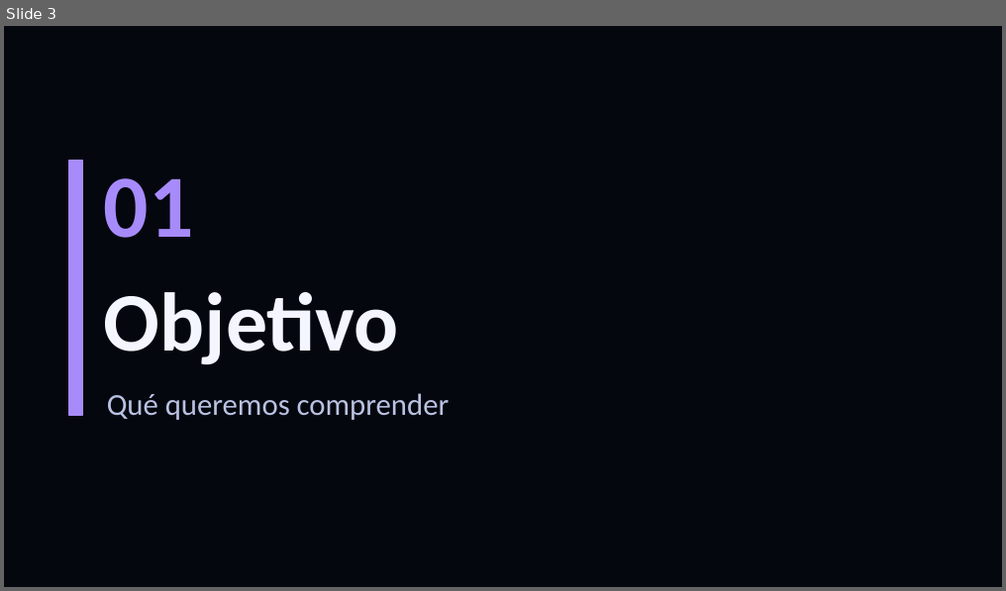
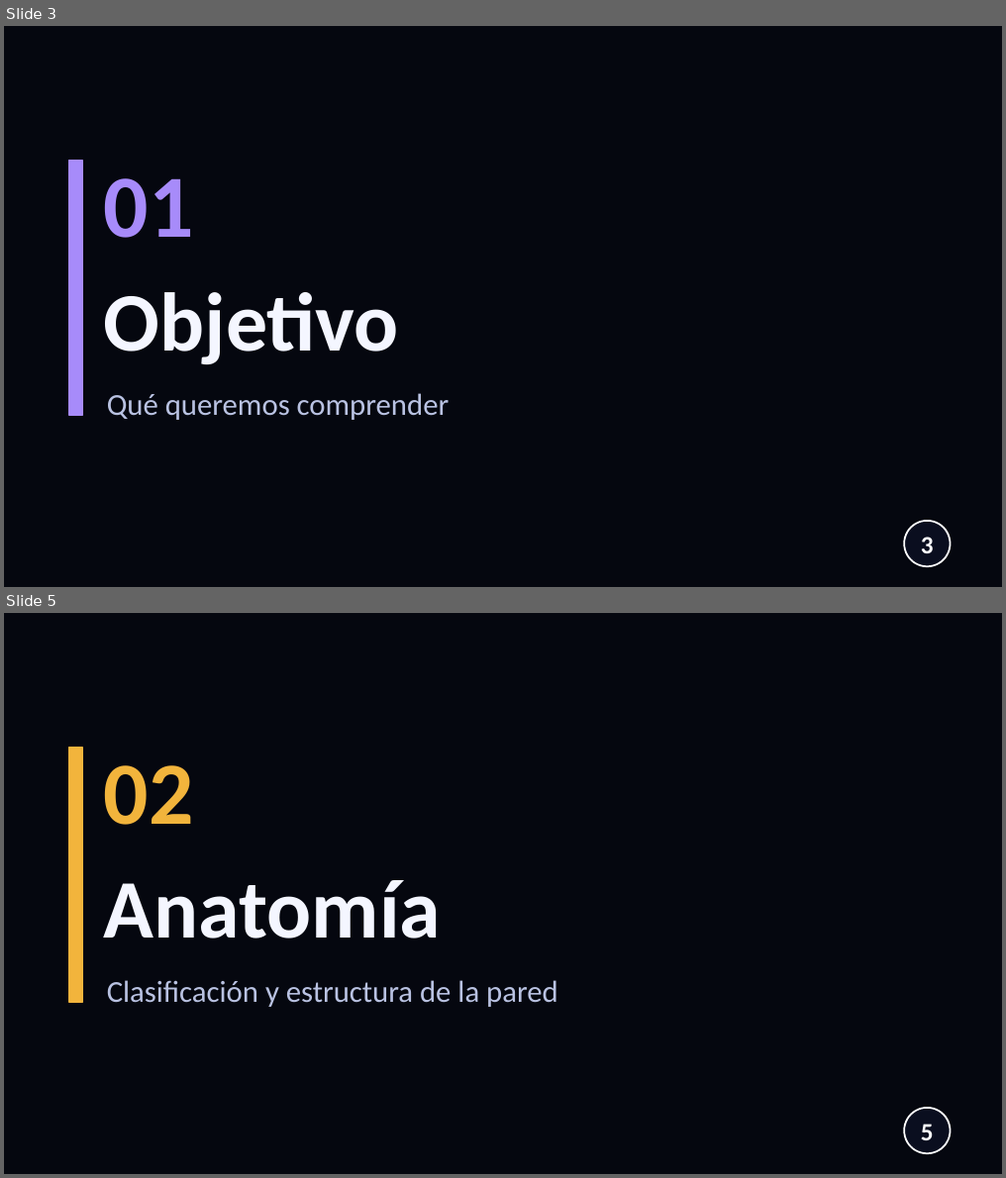
Before and after one commit to nestor120512/nes, a slide deck: Cocos_grampositivos_BLANCO.pptx. Shown one above the other, each under a label of ours: slide 3 before the commit, slides 3 and 5 after it; the slides between them are not shown. The pictures are 1006x591 and 1006x1178 pixels, drawn with LibreOffice and Linux fonts; fonts in the diff are those of the drawing; background and template pictures are left out. Boxes give left, top, right and bottom in pixels: in the first picture for what was removed or moved away, otherwise in the second. Text is boxed around its words. In the diff, an @@ line names an element or a change of style, - is before the commit and + after.

```diff
--- a/Cocos_grampositivos_BLANCO.pptx
+++ b/Cocos_grampositivos_BLANCO.pptx
@@ slide 5 added at <box>4,613,1002,1174</box>, background picture (left out) @@
@@ rectangle added at <box>69,748,83,1002</box>, fill #F2B43C, outline #F2B43C 1 pt @@
@@ text added at <box>104,765,194,825</box>, 64 pt, text #F2B43C, bold @@
+02
@@ text added at <box>104,880,441,939</box>, 60 pt, text #F4F6FF, bold @@
+Anatomía
@@ text added at <box>107,980,558,1007</box>, 22 pt, text #B9C2E2 @@
+Clasificación y estructura de la pared
@@ ellipse added at <box>904,1108,950,1154</box>, fill #0A0E1F, outline #FFFFFF 1.25 pt @@
@@ page number added at <box>921,1124,934,1141</box>, 18 pt, text #FFFFFF, bold @@
+5
@@ slide 3 changed as well @@
@@ ellipse added at <box>904,521,950,567</box>, fill #0A0E1F, outline #FFFFFF 1.25 pt @@
@@ page number added at <box>921,537,934,554</box>, 18 pt, text #FFFFFF, bold @@
+3
```
Also in this commit, not shown: 3 other slides changed, 3 other slides added.
